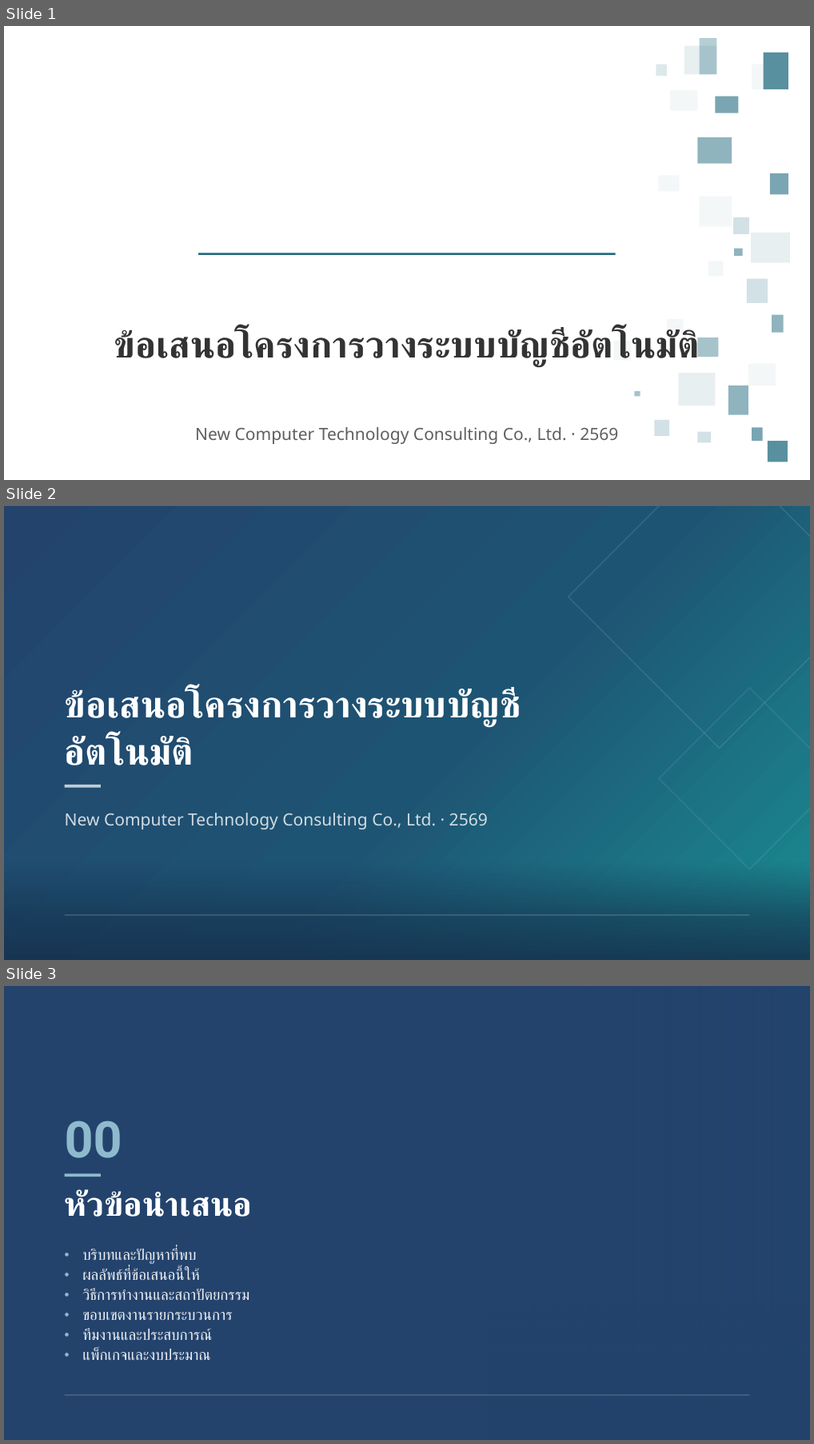
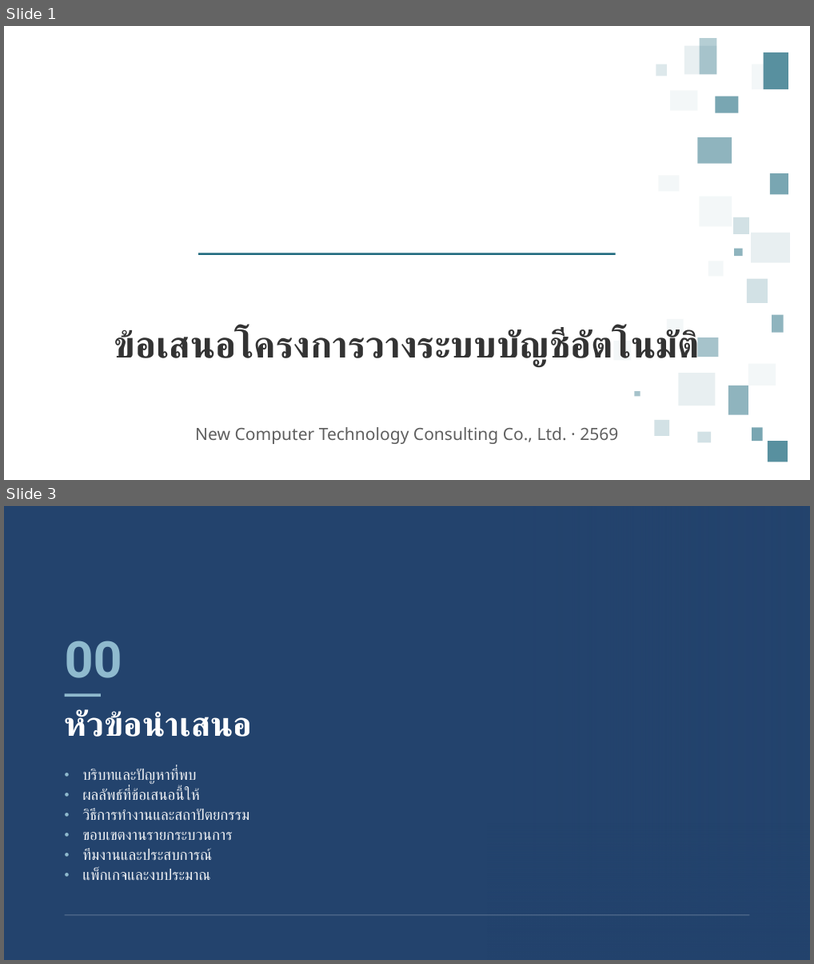
Before and after one commit to rofthanakrit-maker/nct-design-system, a slide deck: NCT-Slide-Template-Demo.pptx. Shown one above the other, each under a label of ours: slides 1, 2 and 3 before the commit, slides 1 and 3 after it; the slides between them are not shown. The pictures are 814x1444 and 814x964 pixels, drawn with LibreOffice and Linux fonts; fonts in the diff are those of the drawing; background and template pictures are left out. Boxes give left, top, right and bottom in pixels: in the first picture for what was removed or moved away, otherwise in the second. Text is boxed around its words. In the diff, an @@ line names an element or a change of style, - is before the commit and + after.

```diff
--- a/NCT-Slide-Template-Demo.pptx
+++ b/NCT-Slide-Template-Demo.pptx
@@ slide 2 removed at (x1=4, y1=506, x2=810, y2=960), background gradient #23436D to #1E5473 to #1A8D92; not listed: 1 template element that a slide beside it also shows @@
@@ diamond removed at (x1=569, y1=506, x2=810, y2=748) @@
@@ title removed at (x1=65, y1=688, x2=518, y2=765) @@
-ข้อเสนอโครงการวางระบบบัญชีอัตโนมัติ
@@ diamond removed at (x1=659, y1=688, x2=810, y2=869) @@
@@ rectangle removed at (x1=65, y1=784, x2=101, y2=788) @@
@@ subtitle removed at (x1=65, y1=812, x2=488, y2=829) @@
-New Computer Technology Consulting Co., Ltd. · 2569
@@ rectangle removed at (x1=4, y1=863, x2=810, y2=960) @@
```
Also in this commit, not shown: 1 slide added, 7 other files.
